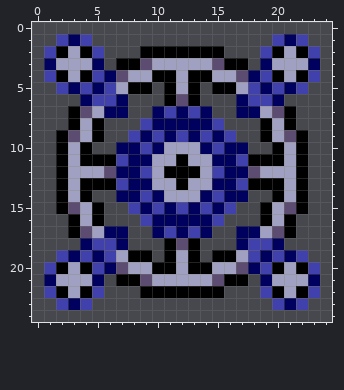
Two versions of one pixel-art sprite, img/ship_3.png. Above is the file before it was changed.
The file is 25x25 pixels.
Once edited:
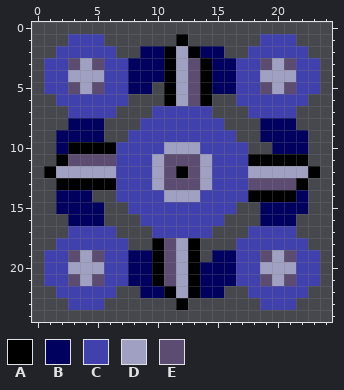
Palette (. is transparent): A #000000  B #00005e  C #4141ad  D #a0a0c2  E #5d4c72
The exact change:
Changed rows in their new state; - is an unchanged pixel.
first column x 1:
 1 -.C-C------A------C-C.-
 2 .CCC-C--BB-D-BB--C-CCC.
 3 CCE-ECCBBBA-EABBCCE-ECC
 4 -C-DDCCBBB--E-BBCCDD-C-
 5 C-EDE-CBB---EABBC-EDE-C
 6 -CCC--C----DEA--C--CCC-
 7 --CCCC.--C-C-C--.CCCC--
 8 --BBB----CCCCC----BBB--
 9 -BBBB---C-C-C-C---BBBB-
10 -BA-AACC-C---C-CC--BBB-
11 --EEEE-CC-EEE-CC----A--
12 AD---DCC--E-E--CCD---DA
13 --A----CC-EEE-CC-EEEE--
14 -BBB--CC-C---C-CCAA-AB-
15 -BBBB---C-C-C-C---BBBB-
16 --BBB----CCCCC----BBB--
17 --CCCC.--C-C-C--.CCCC--
18 -CCC--C--AED----C--CCC-
19 C-EDE-CBBAE---BBC-EDE-C
20 -C-DDCCBB-E--BBBCCDD-C-
21 CCE-ECCBBAE-ABBBCCE-ECC
22 .CCC-C--BB-D-BB--C-CCC.
23 -.C-C------A------C-C.-
Changed places in both pictures, as pixel boxes (x1, y1, x2, y2):
changed: (44, 34, 320, 310)
